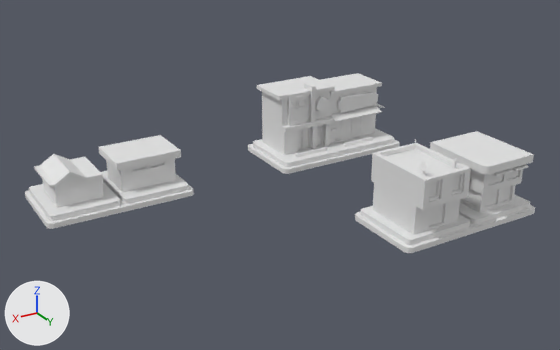
What one commit did to the FBX model Assets/FBX/meshes/pollo_campero_m.fbx.
Before and after are seen from a 50 mm camera at (42.1, -112.3, 31.5) aimed at (8.3, -168.5, 3.4). The lights are fixed; the arrows at lower left show +X, +Y and +Z. The first picture is the older version. Where no turn or scale is listed for an object, it has been applied to the vertices. Vertices at exactly the same position are counted once.

Names of what the first picture shows: 'pollo_campero_m'.
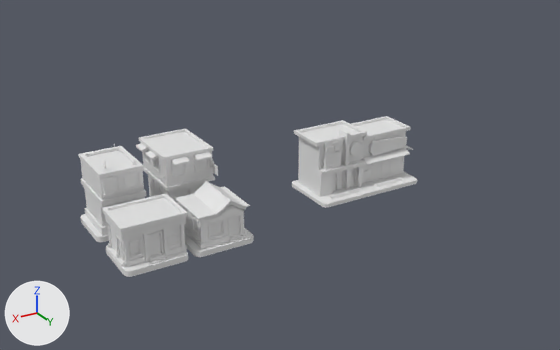
What differs and where, as boxes [x1, y1, x2, y2] in the pictures (560 x 350 px; the box of a moved part takes in the faces that stretch with it):
'pollo_campero_m', reshaped, moved (33% narrower, 10% shorter): before [25, 73, 535, 253]; after [78, 116, 417, 277]
part 1 of me_cube_316, moved or reshaped: before [330, 106, 382, 122]; after [363, 148, 410, 165]
part 2 of me_cube_316, moved or reshaped: before [337, 92, 378, 113]; after [369, 135, 407, 156]
part 3 of me_cube_316, moved or reshaped: before [340, 131, 375, 140]; after [372, 171, 404, 180]
part 4 of me_cube_316, moved or reshaped: before [373, 114, 375, 132]; after [401, 156, 404, 172]
part 5 of me_cube_316, moved or reshaped: before [360, 116, 363, 134]; after [390, 159, 392, 175]
part 6 of me_cube_316, moved or reshaped: before [351, 118, 353, 137]; after [381, 161, 383, 177]
part 7 of me_cube_316, deleted: before [34, 73, 535, 253]
part 8 of me_cube_316, built on: before [25, 135, 194, 229]; after [78, 129, 254, 277]
part 9 of me_cube_316, built on: before [248, 128, 400, 174]; after [292, 116, 417, 208]

What changed in the scene script:
```text
Change me_cube_316:
    used by ob_pollo_campero_m; location = (-5.56, -174.11, 1.23)
    remove me_cube_316.from_pydata(...)  # 1411 vertices, 1582 faces; spans x -5.5..33.8, y -9.0..19.0, z -1.0..7.0
    add me_cube_316.from_pydata(...)  # 2250 vertices, 1748 faces; spans x -4.6..27.6, y -6.7..5.5, z -0.8..6.1
    me_cube_316 part 1: the loose piece of 8 vertices spanning x -4.0..2.2, y -3.4..-2.4, z 2.8..3.3 is scaled about its middle by 0.84, then moved by (0.0, 4.3, -0.9)
    me_cube_316 part 2: the loose piece of 24 vertices spanning x -3.9..1.4, y -3.5..-3.0, z 3.4..5.1 is scaled about its middle by 0.84, then moved by (0.1, 4.4, -1.1)
    me_cube_316 part 3: the loose piece of 16 vertices spanning x -4.1..0.8, y -6.0..-3.4, z 0.1..0.3 is scaled about its middle by 0.84, then moved by (0.1, 4.6, -0.5)
    me_cube_316 part 4: the loose piece of 8 vertices spanning x -4.0..-3.7, y -3.5..-3.4, z 0.2..2.6 is scaled about its middle by 0.84, then moved by (0.5, 4.4, -0.7)
    me_cube_316 part 5: the loose piece of 8 vertices spanning x -2.2..-1.9, y -3.5..-3.4, z 0.2..2.6 is scaled about its middle by 0.84, then moved by (0.2, 4.4, -0.7)
    me_cube_316 part 6: the loose piece of 8 vertices spanning x -0.9..-0.7, y -3.5..-3.4, z 0.2..2.6 is scaled about its middle by 0.84, then moved by (0.0, 4.4, -0.7)
    me_cube_316 part 7: 33 loose pieces with 917 vertices, spanning x -5.5..32.8, y -7.8..19.0, z -1.0..7.0, are deleted
    me_cube_316 part 8: 144 vertices removed from x 19.6..33.8, y -9.0..-0.7, z -1.0..3.2; 1465 vertices added at x 16.1..27.6, y -6.7..5.5, z -0.8..6.1
    me_cube_316 part 9: 56 vertices removed from x -5.5..9.6, y -8.8..-0.5, z -1.0..0.0; 491 vertices added at x -3.9..7.4, y -3.0..3.1, z -0.8..5.4
    other edits to the shape of me_cube_316 do not show in these pictures
Change ob_pollo_campero_m:
    ob_pollo_campero_m.location: (-5.56, -174.11, 1.23) -> (-2.13, -168.66, 1.23)
```
